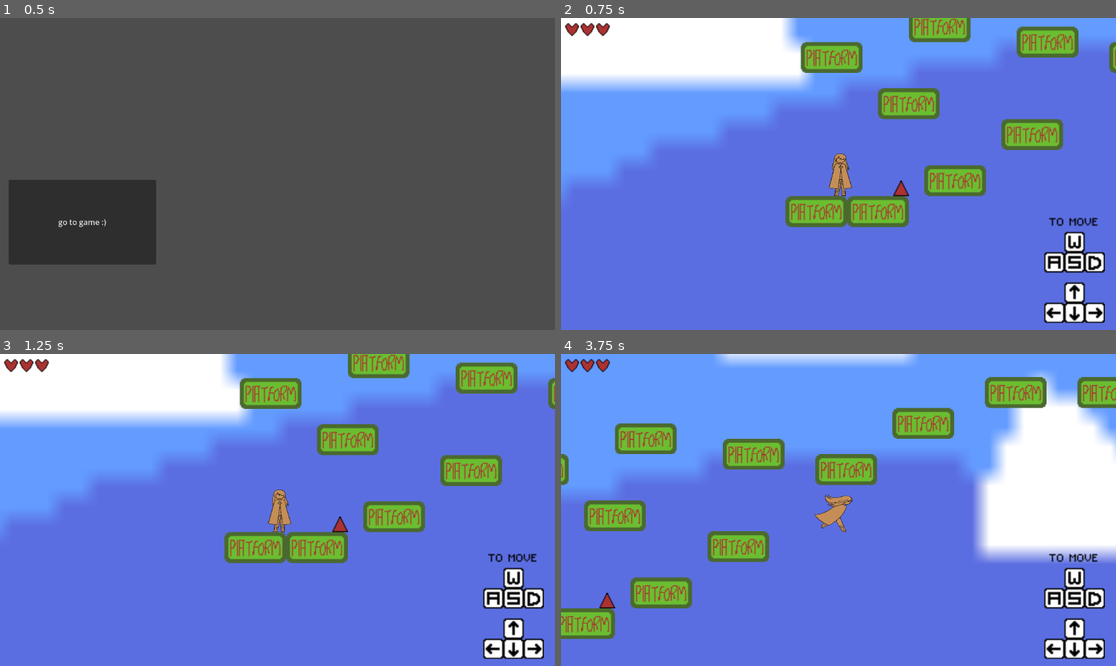
Above: before the commit, frames 1-4 (two rows, left to right).
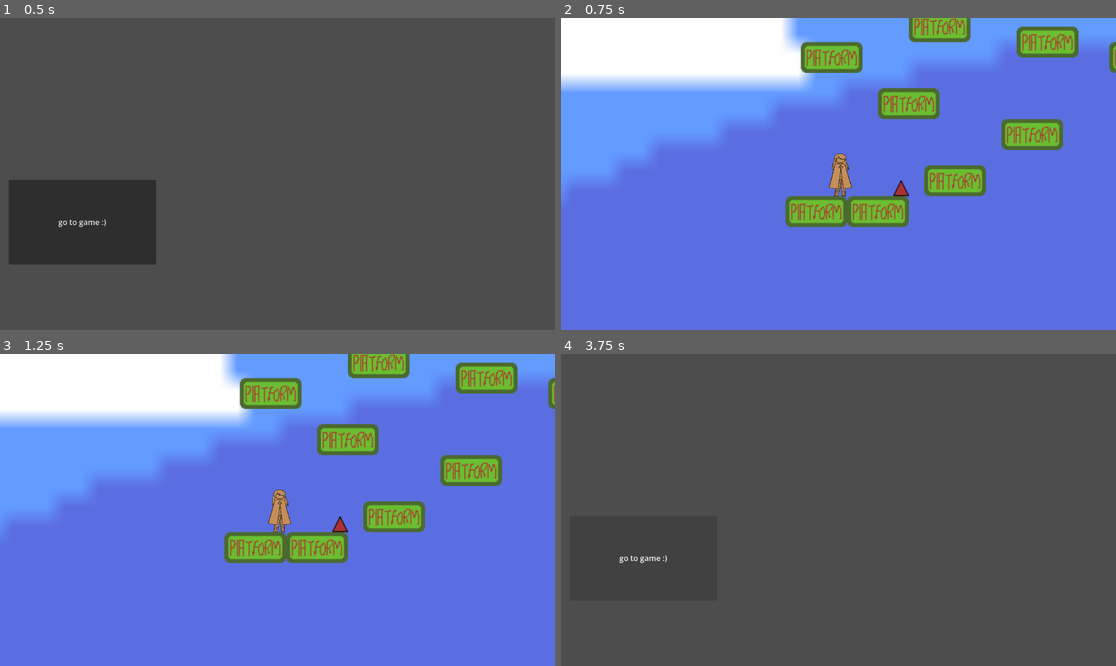
Above: after the commit, the same moments.

Repository: theophylaktos/GGG3
Game: Godot game, scene res://Main Menu/main_menu.tscn
Same seed, same stepped clock (60 frames per second), same inputs: the game is played once before the commit and once after it.
Inputs:
- Up to frame 1 (0.5 s): no input
- Up to frame 2 (0.75 s): click "go to game :)" at 0.5 s
- Up to frame 3 (1.25 s): no input
- Up to frame 4 (3.75 s): hold E (ability) 1.28-2.03 s; hold Right (right) 1.28-2.78 s; tap Space (jump) at 1.52, 2.27 s; tap E (ability) at 2.1, 3.6 s; hold Left (left) 2.78-3.53 s; hold E (ability) 2.78-3.53 s; hold Right (right) from 3.53 s (still down)

Frame 1 is identical in both runs. In frame 2, 2.4% of the frame differs, in the area x 0-98%, y 1-98%; in frame 3, 2.4%; in frame 4, 100%, in the area x 0-100%, y 0-100%.

Commit message:
Changed Ability to not be continous, started making parts

Diff:
--- /dev/null
+++ b/Sunshine World/ability_ui_activator.gd
@@ -0,0 +1,15 @@
+extends Area2D
+
+
+# Called when the node enters the scene tree for the first time.
+func _ready():
+	pass # Replace with function body.
+
+
+# Called every frame. 'delta' is the elapsed time since the previous frame.
+func _process(delta):
+	pass
+
+
+func _on_body_entered(body):
+	PlayerStats.disableAbility = false
--- a/Sunshine World/sunshine_world.tscn
+++ b/Sunshine World/sunshine_world.tscn
@@ -8,6 +8,7 @@
 [ext_resource type="Texture2D" uid="uid://cxh2x74fkqwur" path="res://0 Programmer Art/spike.png" id="4_hacmb"]
 [ext_resource type="PackedScene" uid="uid://cx8p2f0hkoc5e" path="res://Sunshine World/ui_tutorial.tscn" id="5_deapy"]
 [ext_resource type="Script" uid="uid://ci5gpml4i7mks" path="res://Sunshine World/goto_void_cutscene.gd" id="6_5xvbl"]
+[ext_resource type="Script" uid="uid://cje3u748wwcdq" path="res://Sunshine World/ability_ui_activator.gd" id="8_bj5of"]
 
 [sub_resource type="TileSetAtlasSource" id="TileSetAtlasSource_8a836"]
 texture = ExtResource("2_slaui")
@@ -42,9 +43,6 @@
 [sub_resource type="RectangleShape2D" id="RectangleShape2D_vqld6"]
 size = Vector2(256.5, 287.5)
 
-[sub_resource type="RectangleShape2D" id="RectangleShape2D_deapy"]
-size = Vector2(239, 166)
-
 [sub_resource type="RectangleShape2D" id="RectangleShape2D_e3pyp"]
 size = Vector2(240, 81)
 
@@ -67,6 +65,7 @@
 
 [node name="CanvasLayer" type="CanvasLayer" parent="." unique_id=451251421]
 layer = 2
+visible = false
 
 [node name="hearts UI" parent="CanvasLayer" unique_id=1502796850 instance=ExtResource("4_ce7t0")]
 position = Vector2(55, 23)
@@ -76,16 +75,11 @@
 script = ExtResource("2_deapy")
 
 [node name="ability ui activator" type="Area2D" parent="." unique_id=2001889441]
+script = ExtResource("8_bj5of")
 
 [node name="CollisionShape2D" type="CollisionShape2D" parent="ability ui activator" unique_id=338783169]
 position = Vector2(744, -97)
 shape = SubResource("RectangleShape2D_vqld6")
-
-[node name="ability ui flash activator" type="Area2D" parent="." unique_id=1955065537]
-
-[node name="CollisionShape2D" type="CollisionShape2D" parent="ability ui flash activator" unique_id=1123557993]
-position = Vector2(1155, -647)
-shape = SubResource("RectangleShape2D_deapy")
 
 [node name="void cutscene" type="Area2D" parent="." unique_id=1369296928]
 script = ExtResource("6_5xvbl")
@@ -103,5 +97,6 @@
 shape = SubResource("WorldBoundaryShape2D_5xvbl")
 
 [connection signal="body_entered" from="ability ui activator" to="CanvasLayer/tutorial UI" method="_on_ability_tutorial_ui_activate_body_entered"]
+[connection signal="body_entered" from="ability ui activator" to="ability ui activator" method="_on_body_entered"]
 [connection signal="body_entered" from="void cutscene" to="void cutscene" method="_on_body_entered"]
 [connection signal="body_entered" from="death" to="Player" method="_on_death_body_entered"]
--- a/Void World/void_world.tscn
+++ b/Void World/void_world.tscn
@@ -2,6 +2,7 @@
 
 [ext_resource type="Texture2D" uid="uid://di1t1a5xaapa2" path="res://0 Programmer Art/platform.png" id="1_rroxk"]
 [ext_resource type="PackedScene" uid="uid://cy5t4agx14hmv" path="res://Player/player.tscn" id="2_ubh30"]
+[ext_resource type="PackedScene" uid="uid://cmnis5g3koi1w" path="res://Heart UI/heartUI.tscn" id="3_ubh30"]
 
 [sub_resource type="TileSetAtlasSource" id="TileSetAtlasSource_2yiem"]
 texture = ExtResource("1_rroxk")
@@ -33,3 +34,11 @@
 tile_set = SubResource("TileSet_uxxa6")
 
 [node name="Player" parent="." unique_id=435707991 instance=ExtResource("2_ubh30")]
+
+[node name="CanvasLayer" type="CanvasLayer" parent="." unique_id=960195284]
+visible = false
+
+[node name="hearts UI" parent="CanvasLayer" unique_id=1482735720 instance=ExtResource("3_ubh30")]
+position = Vector2(52, 20)
+
+[node name="Parts" type="Node" parent="." unique_id=893444208]
--- /dev/null
+++ b/part.tscn
@@ -0,0 +1,10 @@
+[gd_scene format=3 uid="uid://esnlv36v8pi8"]
+
+[sub_resource type="CircleShape2D" id="CircleShape2D_xkj4n"]
+
+[node name="Area2D" type="Area2D" unique_id=1544738549]
+
+[node name="Sprite2D" type="Sprite2D" parent="." unique_id=1605715263]
+
+[node name="CollisionShape2D" type="CollisionShape2D" parent="." unique_id=1257215229]
+shape = SubResource("CircleShape2D_xkj4n")
--- a/player_stats.gd
+++ b/player_stats.gd
@@ -1,3 +1,7 @@
 extends Node
 
-var disableAbility = false
+var disableAbility = true
+
+var part1pickedup = false
+var part2pickedup = false
+var part3pickedup = false
Not shown, added: Sunshine World/ability_ui_activator.gd.uid
